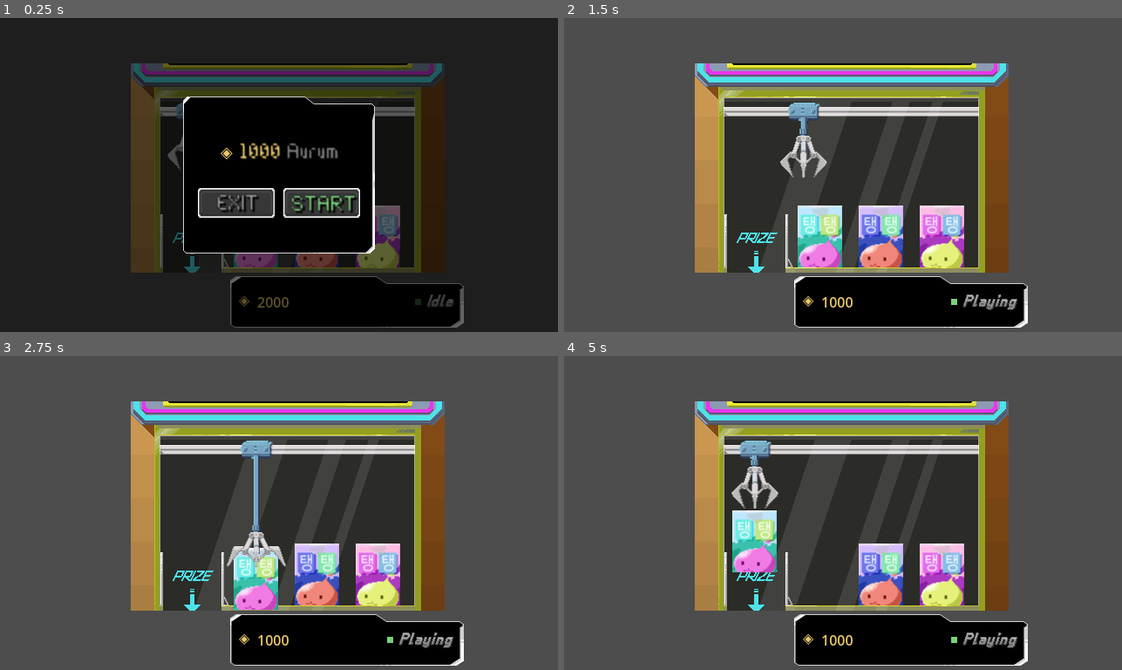
Above: before the commit, frames 1-4 (two rows, left to right).
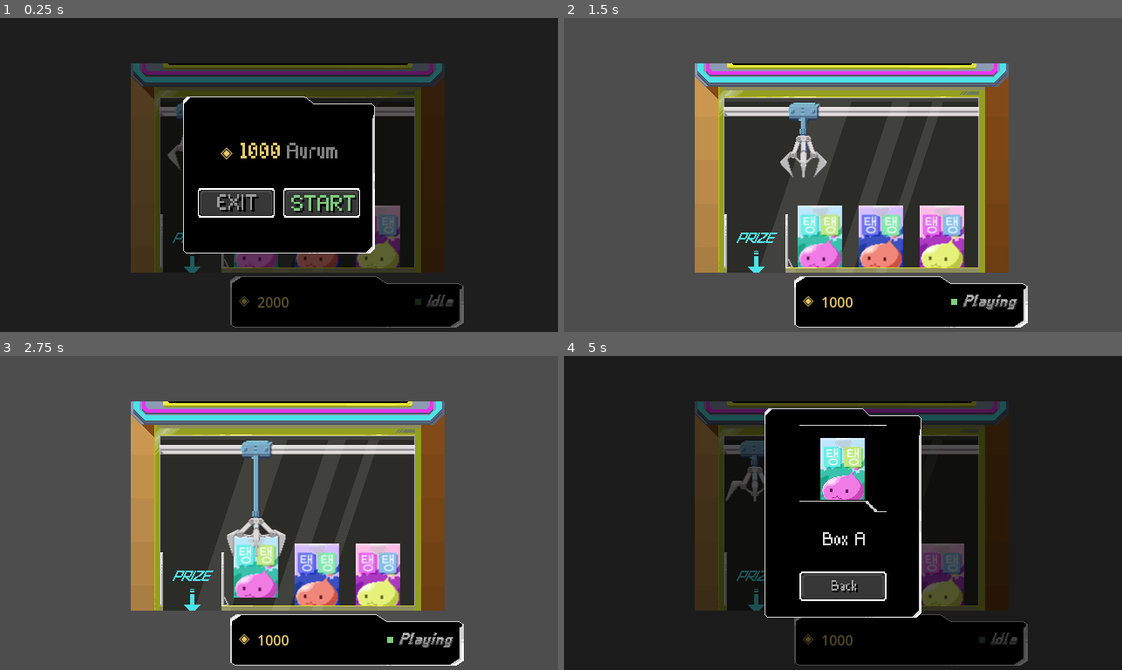
Above: after the commit, the same moments.

Repository: Sandy4j/crane_minigame
Game: Godot game, scene res://CraneMachine.tscn
The game is run twice, just before and just after one commit, with the same random seed, the same clock (stepped at 60 frames per second) and the same inputs.
Inputs:
- Up to frame 1 (0.25 s): no input
- Up to frame 2 (1.5 s): click "START" at 0.5 s; tap Enter at 1.25 s; hold Right (right) from 1.28 s (still down); tap Space (grab) at 1.35 s
- Up to frame 3 (2.75 s): release Right (right) at 2.03 s; hold Left (left) from 2.03 s (still down); tap Space (grab) at 2.1 s
- Up to frame 4 (5 s): release Left (left) at 2.78 s; hold Right (right) 2.78-4.28 s; tap Space (grab) at 2.85, 3.6, 4.35 s; hold Left (left) from 4.28 s (still down)

The runs differ from the first frame. In frame 1, 1.2% of the frame differs, in the area x 35-83%, y 25-99%; in frame 2, 0.1%; in frame 3, 2.2%; in frame 4, 93%, in the area x 0-100%, y 0-100%.

Commit message:
fix: fix claw state

Diff:
--- a/CraneMachine.tscn
+++ b/CraneMachine.tscn
@@ -147,6 +147,9 @@
 [node name="Sprite2D" type="Sprite2D" parent="Box A"]
 texture = ExtResource("12_1g3iw")
 
+[node name="Marker2D" type="Marker2D" parent="Box A/Sprite2D"]
+position = Vector2(0, -50)
+
 [node name="CollisionShape2D" type="CollisionShape2D" parent="Box A"]
 visible = false
 position = Vector2(0, -24.25)
@@ -192,6 +195,7 @@
 script = ExtResource("16_e03ug")
 
 [node name="Control" type="Control" parent="UI"]
+texture_filter = 1
 layout_mode = 3
 anchors_preset = 15
 anchor_right = 1.0
@@ -257,5 +261,6 @@
 script = ExtResource("20_v6juf")
 
 [node name="CraneResult" parent="." instance=ExtResource("21_ptm1r")]
+visible = false
 
 [connection signal="area_shape_entered" from="DropZone" to="." method="_on_drop_zone_area_shape_entered"]
--- a/Scripts/CraneClaw.gd
+++ b/Scripts/CraneClaw.gd
@@ -1,10 +1,11 @@
 extends Area2D
 
 @export var drop_speed: float = 60.0
-@export var max_drop: float = 75.0
+@export var max_drop: float = 65.0
 
-@export var grab_offset: Vector2 = Vector2(0, 33)
+@export var grab_offset: Vector2 = Vector2(0,35)
 @export_range(0.0, 1.0, 0.01) var success_chance: float = 0.82
+@export var open_anim_threshold: float = 45.0
 
 enum ClawState { IDLE, DROPPING, RETURNING, FAILING }
 
@@ -12,6 +13,7 @@
 var start_y: float
 var grabbed_box: Area2D = null
 var _box_origin: Vector2
+var _open_anim_played: bool = false
 
 @onready var wire: Sprite2D = $CraneWire
 @onready var anim: AnimatedSprite2D = $ClawSprite
@@ -35,6 +37,9 @@
 		ClawState.DROPPING:
 			position.y += drop_speed * delta
 			_update_wire()
+			if not _open_anim_played and position.y >= start_y + max_drop - open_anim_threshold:
+				anim.play("ClawOpen")
+				_open_anim_played = true
 			if position.y >= start_y + max_drop:
 				state = ClawState.IDLE
 				_try_grab()
@@ -60,7 +65,7 @@
 	wire.region_rect = Rect2(0, 0, wire.texture.get_width(), wire_length)
 
 func drop():
-	anim.play("ClawOpen")
+	_open_anim_played = false
 	state = ClawState.DROPPING
 
 func _try_grab():
@@ -70,13 +75,12 @@
 		_box_origin = grabbed_box.global_position
 
 		anim.play("ClawGrab")
-		var target_global := global_position + grab_offset
-		grabbed_box.reparent(self)
+		grabbed_box.reparent(self, true)
 
 		var tween = create_tween()
 		tween.set_ease(Tween.EASE_OUT)
 		tween.set_trans(Tween.TRANS_QUAD)
-		tween.tween_property(grabbed_box, "global_position", target_global, 0.15)
+		tween.tween_property(grabbed_box, "position", grab_offset, 0.15)
 
 		if grabbed_box.has_node("CollisionShape2D"):
 			grabbed_box.get_node("CollisionShape2D").disabled = true
--- a/UI/CraneMachinePopup.tscn
+++ b/UI/CraneMachinePopup.tscn
@@ -1,13 +1,15 @@
-[gd_scene load_steps=4 format=3 uid="uid://6uvblp3i1p43"]
+[gd_scene load_steps=5 format=3 uid="uid://6uvblp3i1p43"]
 
 [ext_resource type="Texture2D" uid="uid://bohydmx1mr4iw" path="res://Asset/font/ui_interaction_bg.png" id="1_popupbg"]
 [ext_resource type="Texture2D" uid="uid://42kvbnoypryt" path="res://Asset/font/ui_popup_button_small.png" id="2_btn"]
 [ext_resource type="FontFile" uid="uid://dvaiuc32aidnv" path="res://Asset/font/bistrobits.fnt" id="2_lvll0"]
+[ext_resource type="Shortcut" uid="uid://dprwit1ypomrf" path="res://shorcutUI.tres" id="3_4o0dj"]
 
 [node name="CraneMachinePopup" type="CanvasLayer"]
 layer = 20
 
 [node name="PopupRoot" type="Control" parent="."]
+texture_filter = 1
 layout_mode = 3
 anchors_preset = 15
 anchor_right = 1.0
@@ -101,6 +103,7 @@
 [node name="ExitButton" type="TextureButton" parent="PopupRoot/Panel/VLayout/ButtonRow"]
 custom_minimum_size = Vector2(88, 34)
 layout_mode = 2
+shortcut = ExtResource("3_4o0dj")
 texture_normal = ExtResource("2_btn")
 stretch_mode = 0
 metadata/node_id = "exit_button"
@@ -128,6 +131,7 @@
 [node name="StartButton" type="TextureButton" parent="PopupRoot/Panel/VLayout/ButtonRow"]
 custom_minimum_size = Vector2(88, 34)
 layout_mode = 2
+shortcut = ExtResource("3_4o0dj")
 texture_normal = ExtResource("2_btn")
 stretch_mode = 0
 metadata/node_id = "start_button"
--- a/UI/CraneResult.tscn
+++ b/UI/CraneResult.tscn
@@ -8,10 +8,10 @@
 
 [node name="CraneResult" type="CanvasLayer"]
 layer = 30
-visible = false
 script = ExtResource("4_script")
 
 [node name="Root" type="Control" parent="."]
+texture_filter = 1
 layout_mode = 3
 anchors_preset = 15
 anchor_right = 1.0
